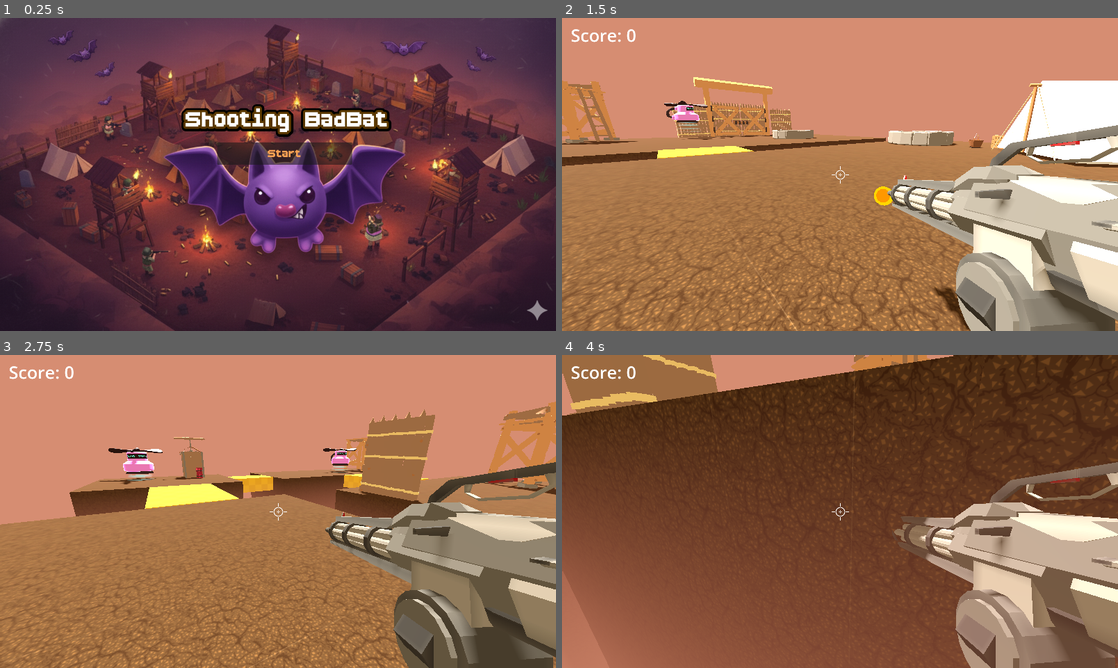
Above: before the commit, frames 1-4 (two rows, left to right).
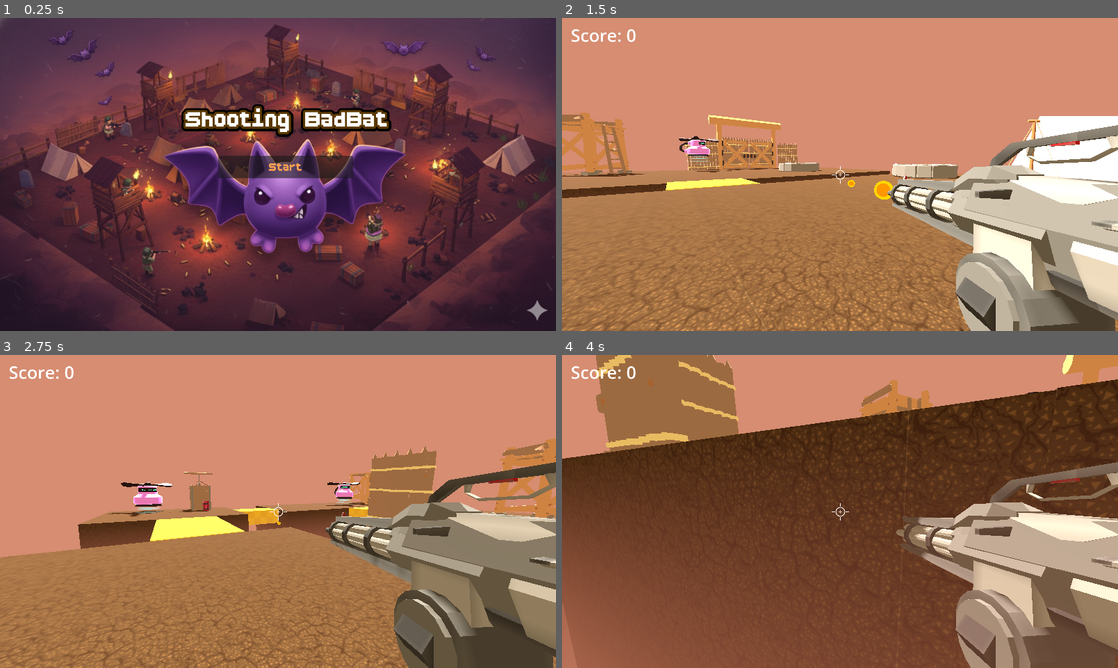
Above: after the commit, the same moments.

Repository: tanyapornsenanorit-code/3Dproject-test
Game: Godot game, scene res://menu/start_menu.tscn
Same seed, same stepped clock (60 frames per second), same inputs: the game is played once before the commit and once after it.
Inputs (mouse positions are in pixels of both pictures, inside the frame that each line leads up to):
- Up to frame 1 (0.25 s): no input
- Up to frame 2 (1.5 s): click "Start" at 0.5 s; move the mouse to (867, 174) at 1.27 s; press the mouse at (867, 174) at 1.28 s; hold W (move_forward) from 1.28 s (still down)
- Up to frame 3 (2.75 s): keep holding W (move_forward); tap Space (jump) at 1.52, 1.55, 1.82, 2.1, 2.27, 2.57 s; move the mouse to (250, 511) at 2.02 s; release the mouse at (250, 511) at 2.03 s; click (250, 511) at 2.3 s
- Up to frame 4 (4 s): keep holding W (move_forward); move the mouse to (851, 505) at 2.77 s; press the mouse at (851, 505) at 2.78 s; tap Space (jump) at 3.05, 3.77 s; move the mouse to (834, 517) at 3.52 s; release the mouse at (834, 517) at 3.53 s; click (834, 517) at 3.6 s

The runs differ from the first frame. In frame 1, 2.1% of the frame differs, in the area x 39-64%, y 39-52%; in frame 2, 23%, in the area x 0-100%, y 18-100%; in frame 3, 22%; in frame 4, 20%.

Commit message:
gameover

Diff:
--- /dev/null
+++ b/GameOver.gd
@@ -0,0 +1,14 @@
+extends Control
+const MAIN_SCENE := "res://level/game.tscn"
+
+@onready var play_btn := $CenterContainer/VBoxContainer/PlayAgainButton
+@onready var quit_btn := $CenterContainer/VBoxContainer/QuitButton
+
+func _ready() -> void:
+    # เชื่อมปุ่มกับฟังก์ชัน
+    play_btn.pressed.connect(_on_play_pressed)
+
+
+func _on_play_pressed() -> void:
+    # กลับไปเริ่มเกมใหม่
+    get_tree().change_scene_to_file(MAIN_SCENE)
--- /dev/null
+++ b/GameOver.tscn
@@ -0,0 +1,30 @@
+[gd_scene load_steps=2 format=3 uid="uid://dm1rvyd38xs0q"]
+
+[ext_resource type="Script" uid="uid://rr8bfb4h08kp" path="res://GameOver.gd" id="1_40baj"]
+
+[node name="GameOver" type="Control"]
+layout_mode = 3
+anchors_preset = 15
+anchor_right = 1.0
+anchor_bottom = 1.0
+grow_horizontal = 2
+grow_vertical = 2
+script = ExtResource("1_40baj")
+
+[node name="CenterContainer" type="CenterContainer" parent="."]
+layout_mode = 0
+offset_right = 1923.0
+offset_bottom = 1082.0
+
+[node name="VBoxContainer" type="VBoxContainer" parent="CenterContainer"]
+layout_mode = 2
+
+[node name="Label" type="Label" parent="CenterContainer/VBoxContainer"]
+layout_mode = 2
+theme_override_font_sizes/font_size = 140
+text = "GAME OVER"
+
+[node name="Button" type="Button" parent="CenterContainer/VBoxContainer"]
+layout_mode = 2
+theme_override_font_sizes/font_size = 90
+text = "Play Again"
--- a/lessons_reference/video_7/player/player.gd
+++ b/lessons_reference/video_7/player/player.gd
@@ -1,48 +1,55 @@
 extends CharacterBody3D
 
+const GAME_OVER_SCENE := "res://scenes/GameOver.tscn"
+const FALL_THRESHOLD_Y := -10.0
 
 func _unhandled_input(event):
-	if event is InputEventMouseMotion:
-		rotation_degrees.y -= event.relative.x * 0.5
-		%Camera3D.rotation_degrees.x -= event.relative.y * 0.2
-		%Camera3D.rotation_degrees.x = clamp(
-			%Camera3D.rotation_degrees.x, -60.0, 60.0
-		)
-	elif event.is_action_pressed("ui_cancel"):
-		Input.set_mouse_mode(Input.MOUSE_MODE_VISIBLE)
+    if event is InputEventMouseMotion:
+        rotation_degrees.y -= event.relative.x * 0.5
+        %Camera3D.rotation_degrees.x -= event.relative.y * 0.2
+        %Camera3D.rotation_degrees.x = clamp(
+            %Camera3D.rotation_degrees.x, -60.0, 60.0
+        )
+    elif event.is_action_pressed("ui_cancel"):
+        Input.set_mouse_mode(Input.MOUSE_MODE_VISIBLE)
 
 
 func _physics_process(delta):
-	const SPEED = 5.5
+    const SPEED = 5.5
 
-	var input_direction_2D = Input.get_vector(
-		"move_left", "move_right", "move_forward", "move_back"
-	)
-	var input_direction_3D = Vector3(
-		input_direction_2D.x, 0, input_direction_2D.y
-	)
-	var direction = transform.basis * input_direction_3D
+    var input_direction_2D = Input.get_vector(
+        "move_left", "move_right", "move_forward", "move_back"
+    )
+    var input_direction_3D = Vector3(
+        input_direction_2D.x, 0, input_direction_2D.y
+    )
+    var direction = transform.basis * input_direction_3D
 
-	velocity.x = direction.x * SPEED
-	velocity.z = direction.z * SPEED
+    velocity.x = direction.x * SPEED
+    velocity.z = direction.z * SPEED
 
-	velocity.y -= 20.0 * delta
-	if Input.is_action_just_pressed("jump") and is_on_floor():
-		velocity.y = 10.0
-	elif Input.is_action_just_released("jump") and velocity.y > 0.0:
-		velocity.y = 0.0
+    velocity.y -= 20.0 * delta
+    if Input.is_action_just_pressed("jump") and is_on_floor():
+        velocity.y = 10.0
+    elif Input.is_action_just_released("jump") and velocity.y > 0.0:
+        velocity.y = 0.0
 
-	move_and_slide()
 
-	if Input.is_action_pressed("shoot") and %Timer.is_stopped():
-		shoot_bullet()
+    move_and_slide()
+
+# ตรวจ Y ตกจากแมพ
+    if global_transform.origin.y < FALL_THRESHOLD_Y:
+        get_tree().change_scene_to_file(GAME_OVER_SCENE)
+
+    if Input.is_action_pressed("shoot") and %Timer.is_stopped():
+        shoot_bullet()
 
 
 func shoot_bullet():
-	const BULLET_3D = preload("bullet_3d.tscn")
-	var new_bullet = BULLET_3D.instantiate()
-	%Marker3D.add_child(new_bullet)
+    const BULLET_3D = preload("bullet_3d.tscn")
+    var new_bullet = BULLET_3D.instantiate()
+    %Marker3D.add_child(new_bullet)
 
-	new_bullet.global_transform = %Marker3D.global_transform
+    new_bullet.global_transform = %Marker3D.global_transform
 
-	%Timer.start()
+    %Timer.start()
--- a/menu/start_menu.tscn
+++ b/menu/start_menu.tscn
@@ -42,10 +42,10 @@
 
 [node name="StartButton" type="Button" parent="TextureRect/Label"]
 layout_mode = 2
-offset_left = 109.0
-offset_top = 129.0
-offset_right = 575.0
-offset_bottom = 206.0
+offset_left = 112.0
+offset_top = 176.0
+offset_right = 578.0
+offset_bottom = 253.0
 theme_override_colors/font_color = Color(0.974157, 0.630288, 0.323985, 1)
 theme_override_fonts/font = ExtResource("3_ug6gg")
 theme_override_font_sizes/font_size = 50
Not shown, added: GameOver.gd.uid
